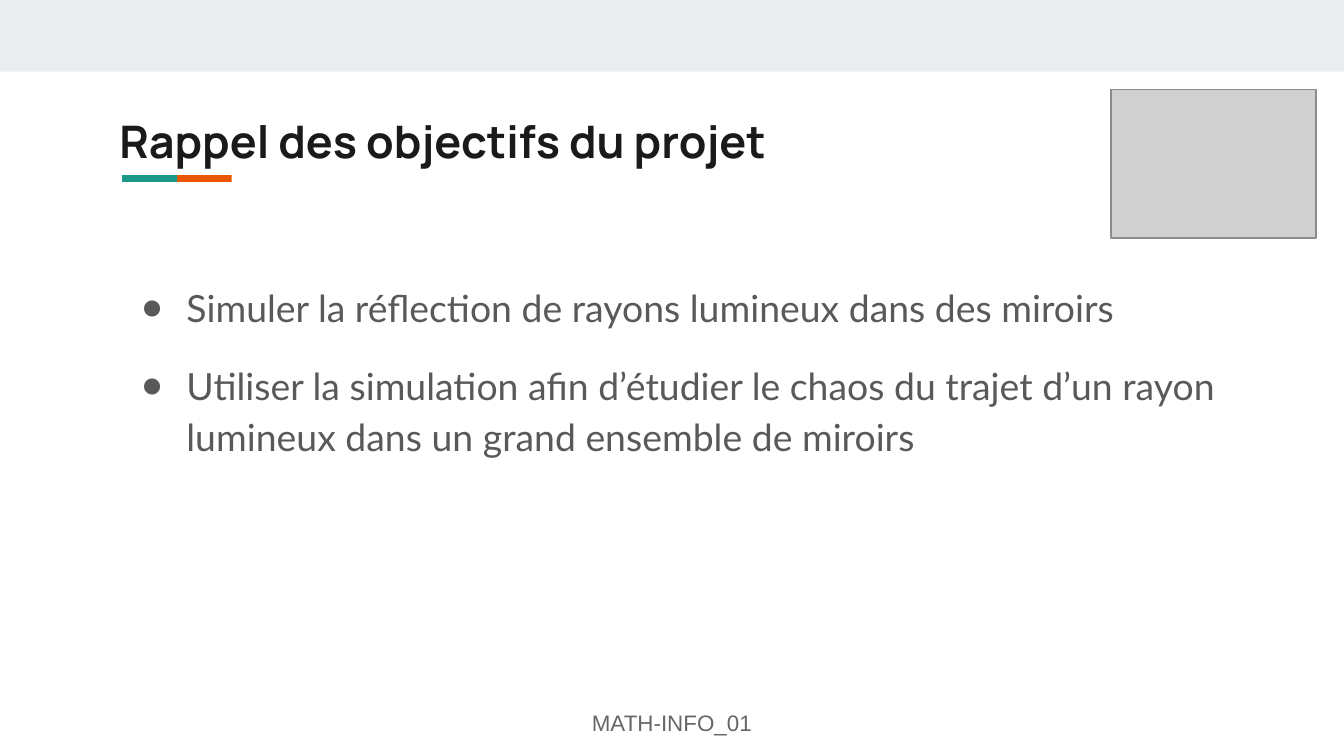
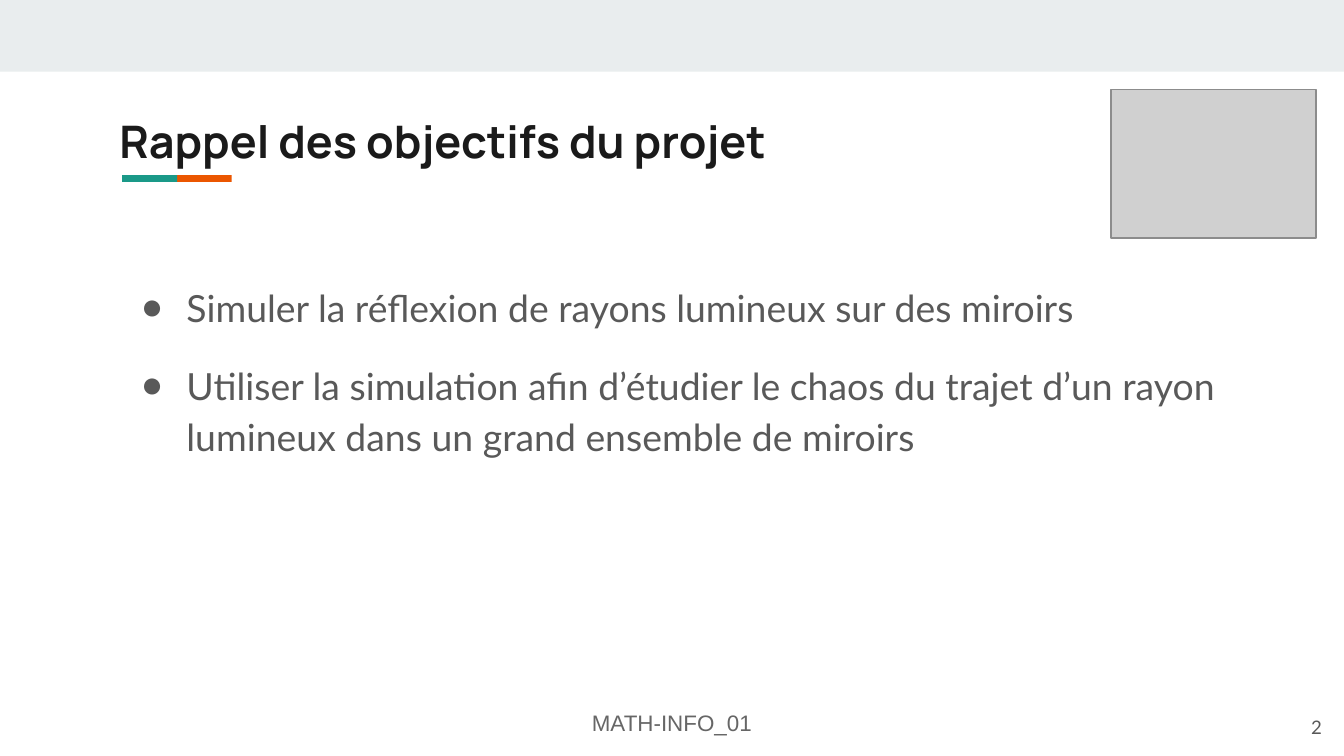
Before and after one commit to FlashOnFire/MirrorVerse, a slide deck: slide 2 of project_managment/pres2/MATH-INFO_01-Présentation-mirror-verse.odp. Drawn at 1344x756 pixels with LibreOffice and Linux fonts; fonts in the diff are those of the drawing; grey boxes stand for pictures. Boxes give left, top, right and bottom in pixels: in the first picture for what was removed or moved away, otherwise in the second. Text is boxed around its words. In the diff, an @@ line names an element or a change of style, - is before the commit and + after.

```diff
--- a/project_managment/pres2/MATH-INFO_01-Présentation-mirror-verse.odp
+++ b/project_managment/pres2/MATH-INFO_01-Présentation-mirror-verse.odp
@@ text at (x1=186, y1=294, x2=1073, y2=329): text changed @@
-● Simuler la réflection de rayons lumineux dans des miroirs
+● Simuler la réflexion de rayons lumineux sur des miroirs
@@ page number added at (x1=1311, y1=720, x2=1322, y2=734), 10 pt, text #595959 @@
+2
```
Also in this commit, not shown: 8 other slides changed, 1 other file.
